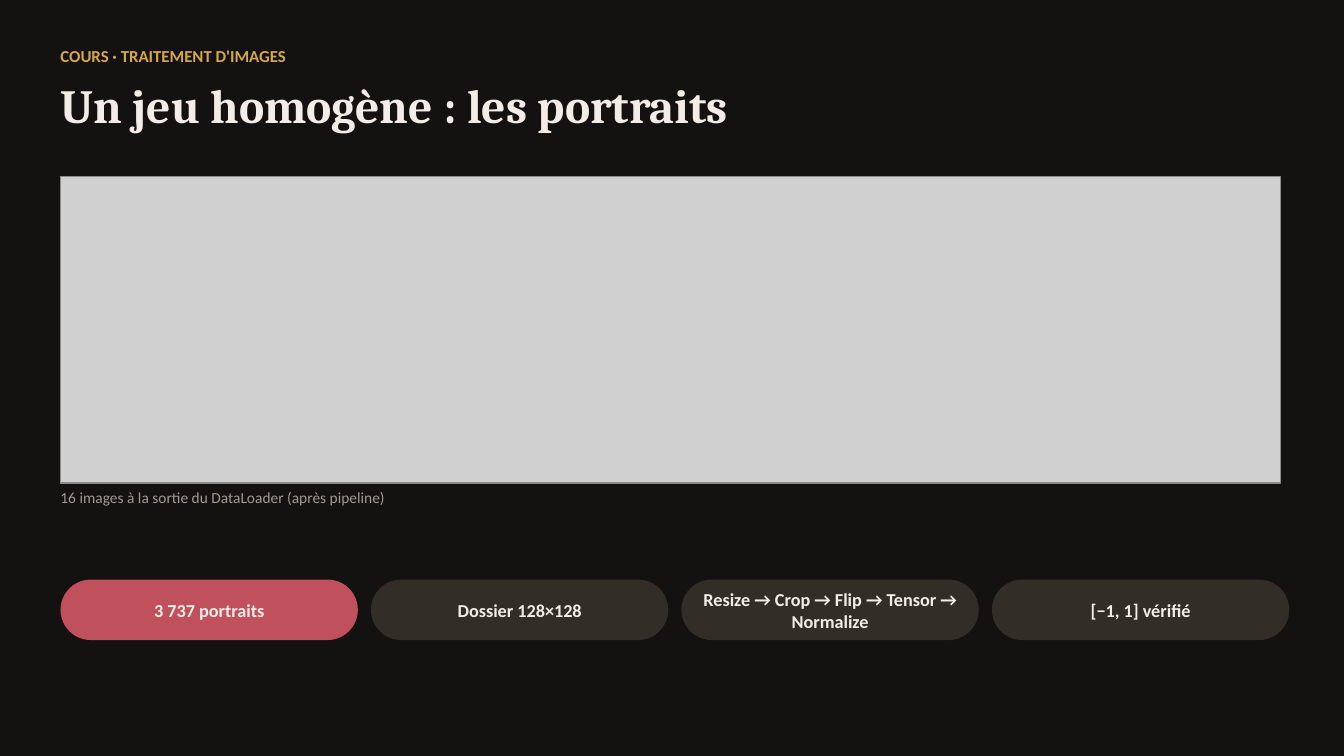
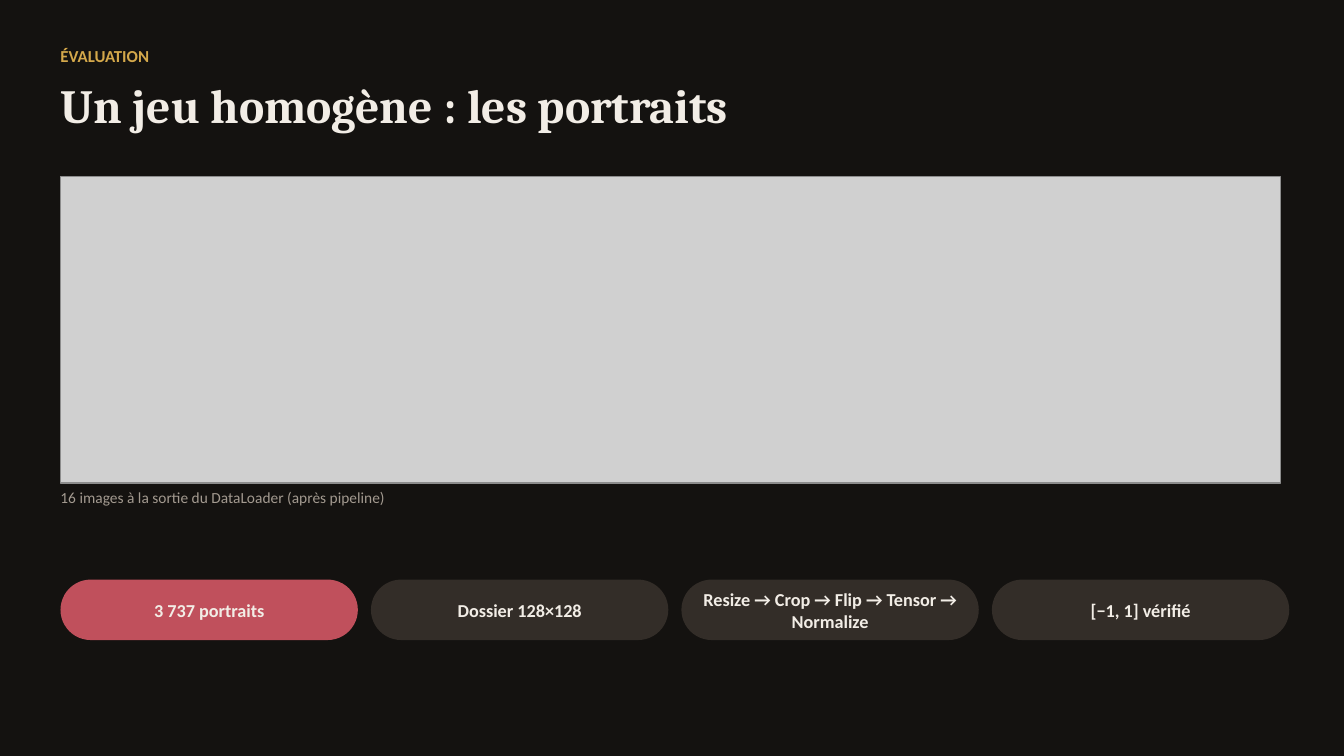
Before and after one commit to KAHINA-ABBAD/ganisme, a slide deck: slide 20 of reports/presentation/GANisme_sombre.pptx (slide 39 before the commit). Drawn at 1344x756 pixels with LibreOffice and Linux fonts; fonts in the diff are those of the drawing; grey boxes stand for pictures. Boxes give left, top, right and bottom in pixels: in the first picture for what was removed or moved away, otherwise in the second. Text is boxed around its words. In the diff, an @@ line names an element or a change of style, - is before the commit and + after.

```diff
--- a/reports/presentation/GANisme_sombre.pptx
+++ b/reports/presentation/GANisme_sombre.pptx
@@ text at (60, 48, 149, 62): text changed @@
-COURS · TRAITEMENT D'IMAGES
+ÉVALUATION
```
Also in this commit, not shown: 20 other slides changed, 3 slides added, 24 slides removed, 16 other files.
